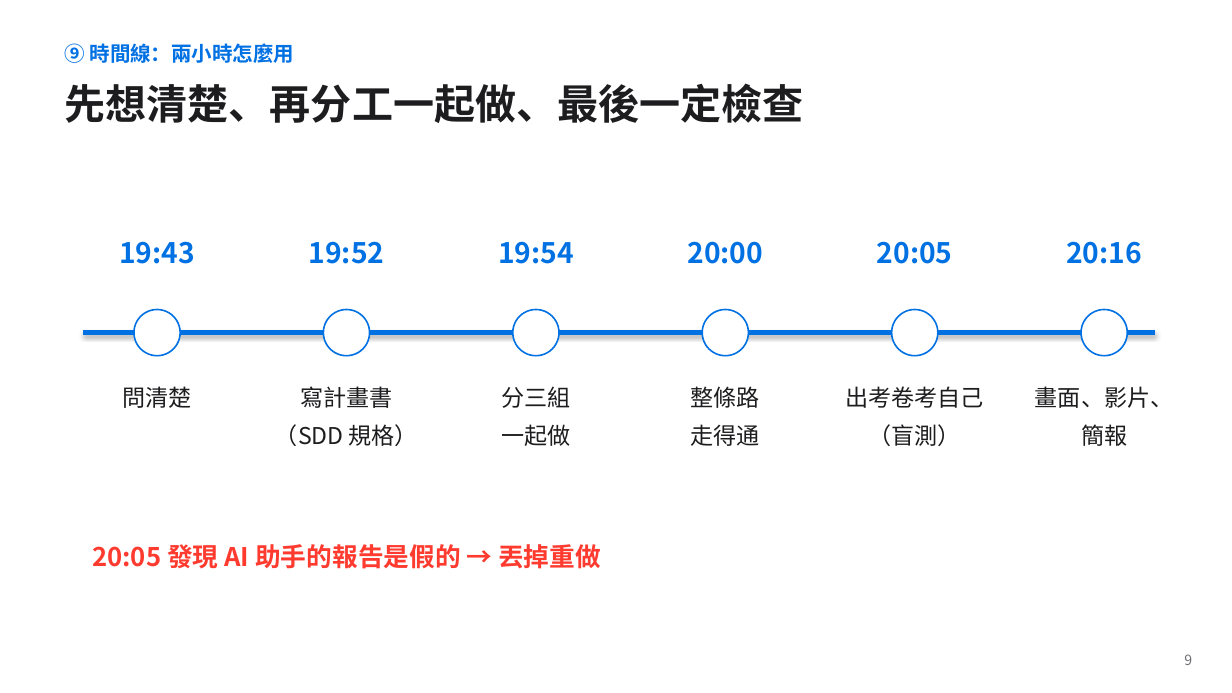
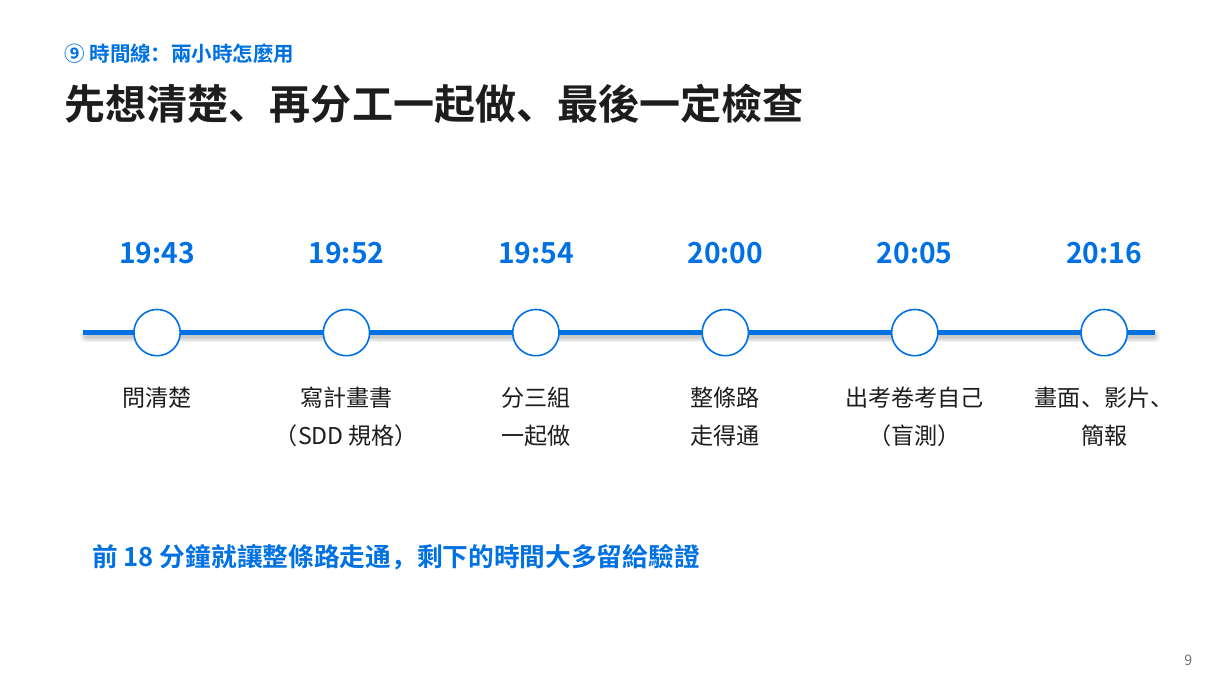
Before and after one commit to jaylooloomi/contract-check, a slide deck: slide 13 of docs/deck/合約外規檢查_簡報_v4.pptx. Drawn at 1232x693 pixels with LibreOffice and Linux fonts; fonts in the diff are those of the drawing. Boxes give left, top, right and bottom in pixels: in the first picture for what was removed or moved away, otherwise in the second. Text is boxed around its words. In the diff, an @@ line names an element or a change of style, - is before the commit and + after.

```diff
--- a/docs/deck/合約外規檢查_簡報_v4.pptx
+++ b/docs/deck/合約外規檢查_簡報_v4.pptx
@@ text at (92, 544, 700, 570): text changed; text colour #FF3B30 to #0071E3 @@
-20:05 發現 AI 助手的報告是假的 → 丟掉重做
+前 18 分鐘就讓整條路走通，剩下的時間大多留給驗證
```
Also in this commit, not shown: 1 other slide changed, 4 other files.
